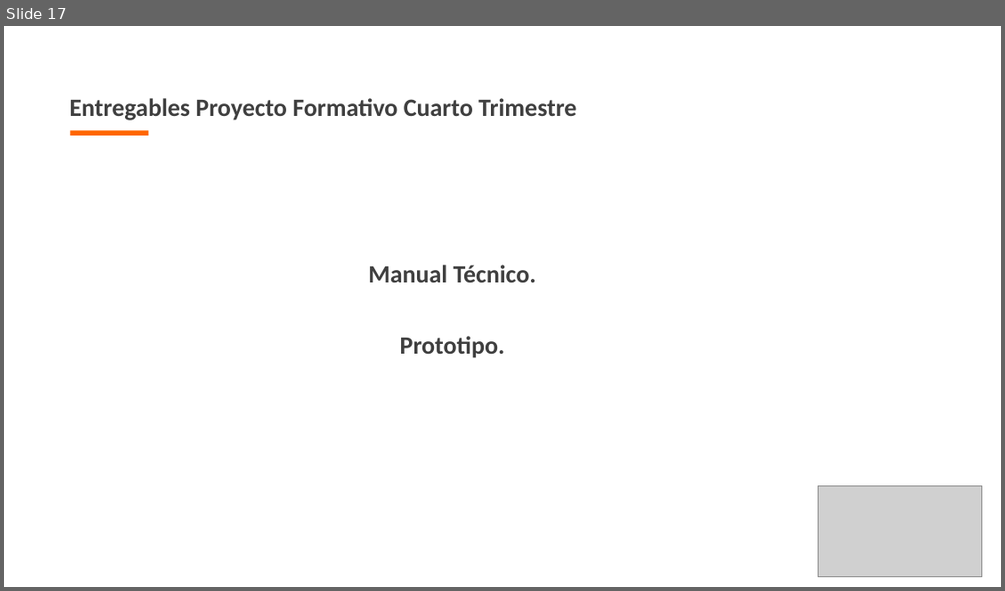
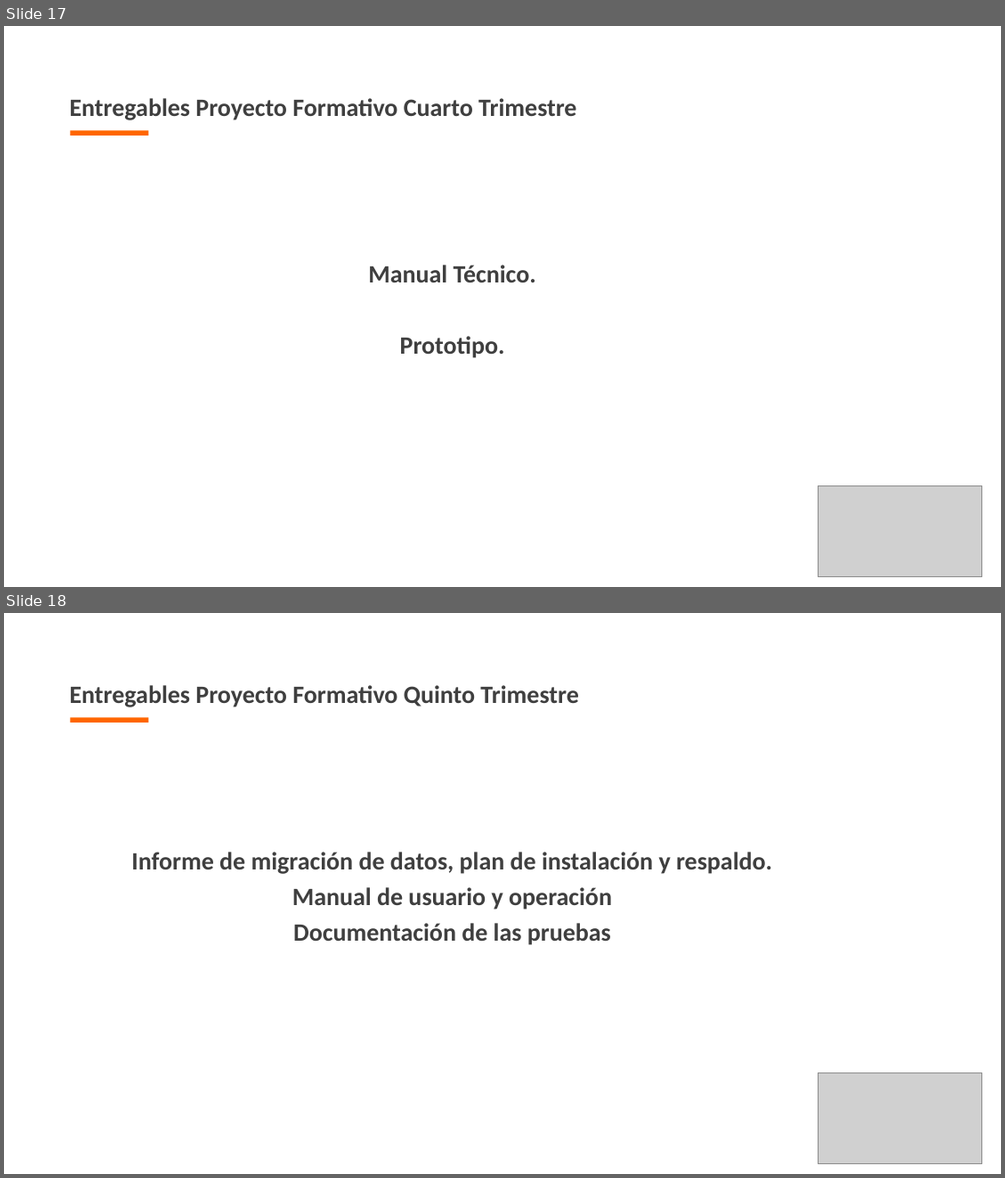
Before and after one commit to andresrcp/proyecto_ADSI, a slide deck: proy_formativo/documentacion/1er_Trim/1_Presentación_Sustentacion.pptx. Shown one above the other, each under a label of ours: slide 17 before the commit, slides 17 and 18 after it. The pictures are 1005x591 and 1005x1178 pixels, drawn with LibreOffice and Linux fonts; fonts in the diff are those of the drawing; grey boxes stand for pictures; background and template pictures are left out. Boxes give left, top, right and bottom in pixels: in the first picture for what was removed or moved away, otherwise in the second. Text is boxed around its words. In the diff, an @@ line names an element or a change of style, - is before the commit and + after.

```diff
--- a/proy_formativo/documentacion/1er_Trim/1_Presentación_Sustentacion.pptx
+++ b/proy_formativo/documentacion/1er_Trim/1_Presentación_Sustentacion.pptx
@@ slide 18 added at <box>4,613,1001,1174</box>, background picture (left out) @@
@@ text added at <box>70,685,578,707</box>, 18 pt, text #3F3F3F, bold @@
+Entregables Proyecto Formativo Quinto Trimestre
@@ rectangle added at <box>70,718,148,722</box>, fill #FF6600 @@
@@ text added at <box>131,852,772,945</box>, 18 pt, text #3F3F3F, bold @@
+Informe de migración de datos, plan de instalación y respaldo.
+Manual de usuario y operación
+Documentación de las pruebas
@@ picture added at <box>818,1072,983,1163</box> @@
```
Also in this commit, not shown: 1 slide changed, 2 other files.
